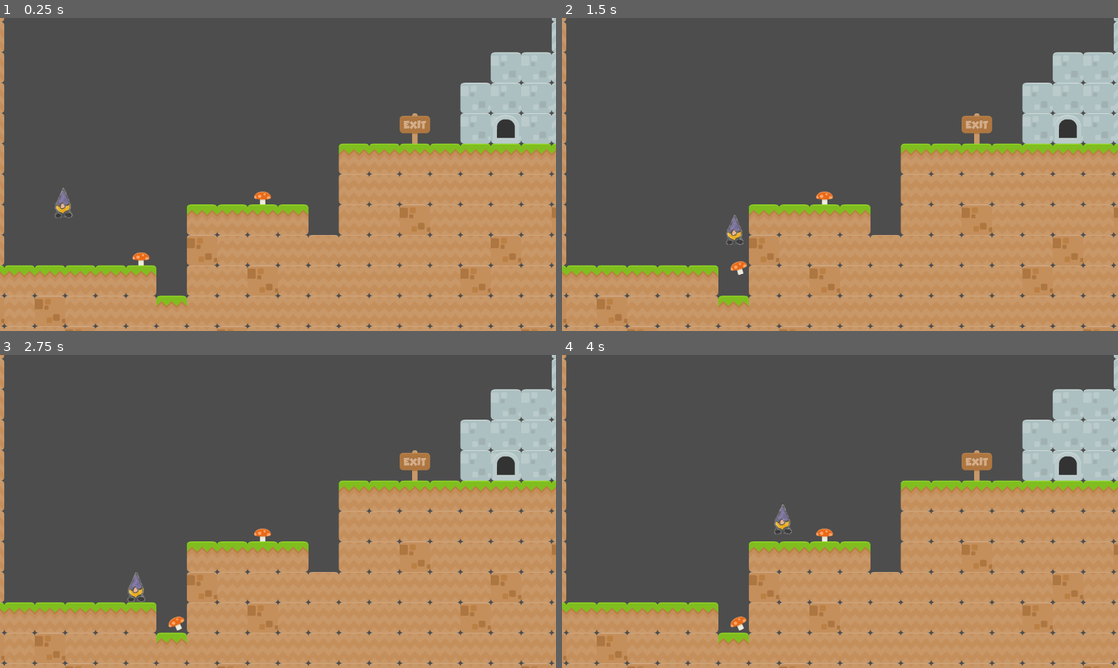
Above: before the commit, frames 1-4 (two rows, left to right).
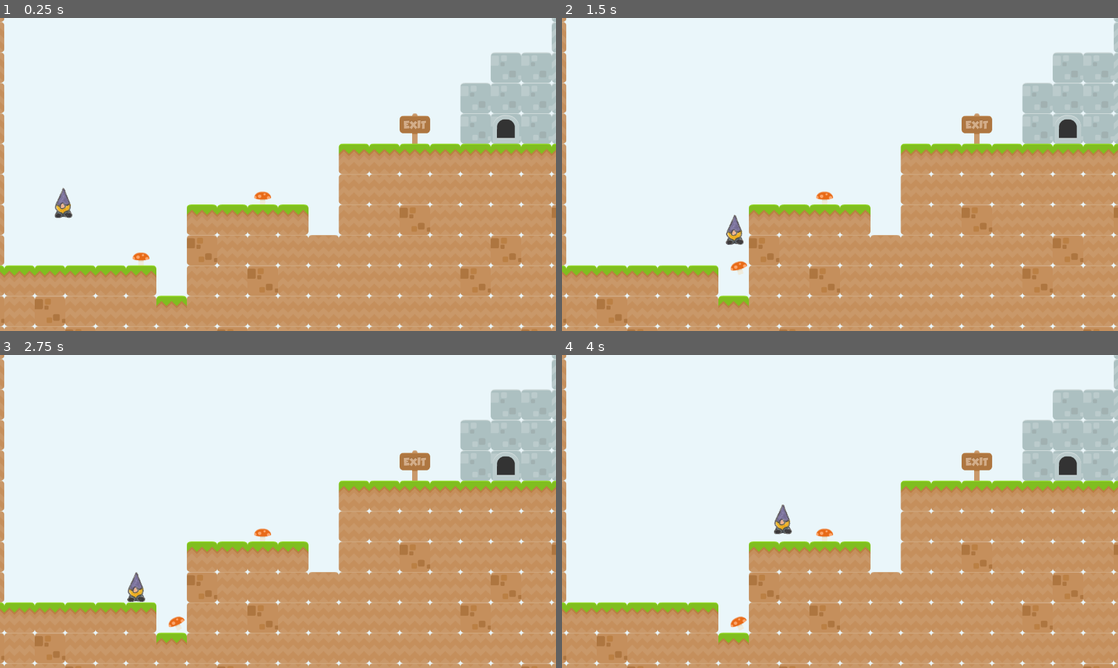
Above: after the commit, the same moments.

Repository: RoloDMonkey/gmtk-2024
Game: Godot game, scene res://levels/level_one.tscn
The game is run twice, just before and just after one commit, with the same random seed, the same clock (stepped at 60 frames per second) and the same inputs.
Inputs:
- Up to frame 1 (0.25 s): no input
- Up to frame 2 (1.5 s): hold Right (ui_right) from 0.53 s (still down)
- Up to frame 3 (2.75 s): release Right (ui_right) at 2.03 s; hold Left (ui_left) from 2.03 s (still down)
- Up to frame 4 (4 s): release Left (ui_left) at 2.78 s; hold Right (ui_right) from 2.78 s (still down)

The runs differ from the first frame. In frame 1, 55% of the frame differs, in the area x 0-100%, y 0-100%; in frame 2, 55%; in frame 3, 55%; in frame 4, 55%.

Commit message:
- added sound when reaching exit - added sound when bouncing - added win scene w/ text pop-up when exiting

Diff:
--- a/exit.gd
+++ b/exit.gd
@@ -3,6 +3,8 @@
 
 signal exit_level
 
+@onready var sound_exit = $SoundExit
 
 func _on_area_2d_body_entered(_body):
-		exit_level.emit()
+	sound_exit.play()
+	exit_level.emit()
--- a/exit.tscn
+++ b/exit.tscn
@@ -1,7 +1,8 @@
-[gd_scene load_steps=4 format=3 uid="uid://b5306yja3dnvo"]
+[gd_scene load_steps=5 format=3 uid="uid://b5306yja3dnvo"]
 
 [ext_resource type="Script" path="res://exit.gd" id="1_inivi"]
 [ext_resource type="Texture2D" uid="uid://ckw6phhmkh2ja" path="res://assets/window_exit.png" id="1_uyl10"]
+[ext_resource type="AudioStream" uid="uid://bt7d88basb78d" path="res://assets/exit.wav" id="3_q8je5"]
 
 [sub_resource type="RectangleShape2D" id="RectangleShape2D_fc0gl"]
 size = Vector2(50, 55)
@@ -19,4 +20,8 @@
 [node name="CollisionShape2D" type="CollisionShape2D" parent="Area2D"]
 shape = SubResource("RectangleShape2D_fc0gl")
 
+[node name="SoundExit" type="AudioStreamPlayer2D" parent="."]
+process_mode = 3
+stream = ExtResource("3_q8je5")
+
 [connection signal="body_entered" from="Area2D" to="." method="_on_area_2d_body_entered"]
--- a/gnome_tiny.gd
+++ b/gnome_tiny.gd
@@ -1,5 +1,6 @@
 extends CharacterBody2D
 
+@onready var sound_jump = $SoundJump
 
 const SPEED = 300.0
 const INERTIA = 50.0
@@ -37,6 +38,7 @@
 			if Vector2.UP.dot(collision.get_normal()) > 0.1:
 				# If so, we bounce.
 				velocity.y = -1 * bounce_impulse
+				sound_jump.play()
 				break
 			elif collider is RigidBody2D:
 				collider.apply_central_impulse(-collision.get_normal() * INERTIA)
--- a/gnome_tiny.tscn
+++ b/gnome_tiny.tscn
@@ -1,7 +1,8 @@
-[gd_scene load_steps=4 format=3 uid="uid://c05imfvgp1pgc"]
+[gd_scene load_steps=5 format=3 uid="uid://c05imfvgp1pgc"]
 
 [ext_resource type="Script" path="res://gnome_tiny.gd" id="1_crw7t"]
 [ext_resource type="Texture2D" uid="uid://bvpclm8uo2bc5" path="res://assets/gnomes/TinyGnomePurpleYellow.png" id="2_6vbhl"]
+[ext_resource type="AudioStream" uid="uid://bwn3x4gp5aejm" path="res://assets/jump.wav" id="3_ou1g7"]
 
 [sub_resource type="CapsuleShape2D" id="CapsuleShape2D_88k86"]
 radius = 18.0
@@ -21,3 +22,7 @@
 
 [node name="CollisionShape2D" type="CollisionShape2D" parent="."]
 shape = SubResource("CapsuleShape2D_88k86")
+
+[node name="SoundJump" type="AudioStreamPlayer2D" parent="."]
+stream = ExtResource("3_ou1g7")
+volume_db = -10.0
--- a/levels/level_one.gd
+++ b/levels/level_one.gd
@@ -1,5 +1,10 @@
 extends Node2D
 
+@onready var win = $Win
+
+func _ready():
+	win.hide()
 
 func _on_exit_exit_level():
-	print("You won!")
+	win.show()
+	get_tree().paused = true
--- a/levels/level_one.tscn
+++ b/levels/level_one.tscn
@@ -1,10 +1,11 @@
-[gd_scene load_steps=6 format=4 uid="uid://f7dv6b7a2gcs"]
+[gd_scene load_steps=7 format=4 uid="uid://f7dv6b7a2gcs"]
 
 [ext_resource type="Script" path="res://levels/level_one.gd" id="1_8ckgb"]
 [ext_resource type="PackedScene" uid="uid://c05imfvgp1pgc" path="res://gnome_tiny.tscn" id="1_f1hxx"]
 [ext_resource type="TileSet" uid="uid://cd24blr1gdnd" path="res://resources/base_tile_set.tres" id="1_seemn"]
 [ext_resource type="PackedScene" uid="uid://b2rkx88g3rpuj" path="res://mushroom_basic.tscn" id="3_kt0qy"]
 [ext_resource type="PackedScene" uid="uid://b5306yja3dnvo" path="res://exit.tscn" id="4_up8ci"]
+[ext_resource type="PackedScene" uid="uid://bnw00318j3gyo" path="res://win.tscn" id="6_kkrtk"]
 
 [node name="LevelOne" type="Node2D"]
 script = ExtResource("1_8ckgb")
@@ -30,4 +31,8 @@
 [node name="Exit" parent="." instance=ExtResource("4_up8ci")]
 position = Vector2(1165, 255)
 
+[node name="Win" parent="." instance=ExtResource("6_kkrtk")]
+z_index = 2
+position = Vector2(402, 122)
+
 [connection signal="exit_level" from="Exit" to="." method="_on_exit_exit_level"]
--- a/project.godot
+++ b/project.godot
@@ -24,6 +24,10 @@
 
 item=""
 
+[gui]
+
+theme/custom_font="res://assets/TitanOne-Regular.ttf"
+
 [layer_names]
 
 2d_physics/layer_1="Ground"
@@ -34,3 +38,4 @@
 
 renderer/rendering_method="gl_compatibility"
 renderer/rendering_method.mobile="gl_compatibility"
+environment/defaults/default_clear_color=Color(0.917647, 0.964706, 0.980392, 1)
--- /dev/null
+++ b/win.tscn
@@ -0,0 +1,13 @@
+[gd_scene format=3 uid="uid://bnw00318j3gyo"]
+
+[node name="Win" type="Node2D"]
+
+[node name="RichTextLabel" type="RichTextLabel" parent="."]
+offset_right = 647.0
+offset_bottom = 367.0
+theme_override_colors/default_color = Color(0.905882, 0.431373, 0.141176, 1)
+theme_override_colors/font_shadow_color = Color(0, 0, 0, 1)
+theme_override_constants/shadow_outline_size = 25
+theme_override_font_sizes/normal_font_size = 200
+text = "You Win!"
+fit_content = true
Binary file added: assets/TitanOne-Regular.ttf
Not shown, added: assets/TitanOne-Regular.ttf.import
Not shown, added: assets/exit.wav.import
Not shown, added: assets/jump.wav.import
Not shown, added: assets/exit.wav
Not shown, added: assets/jump.wav
